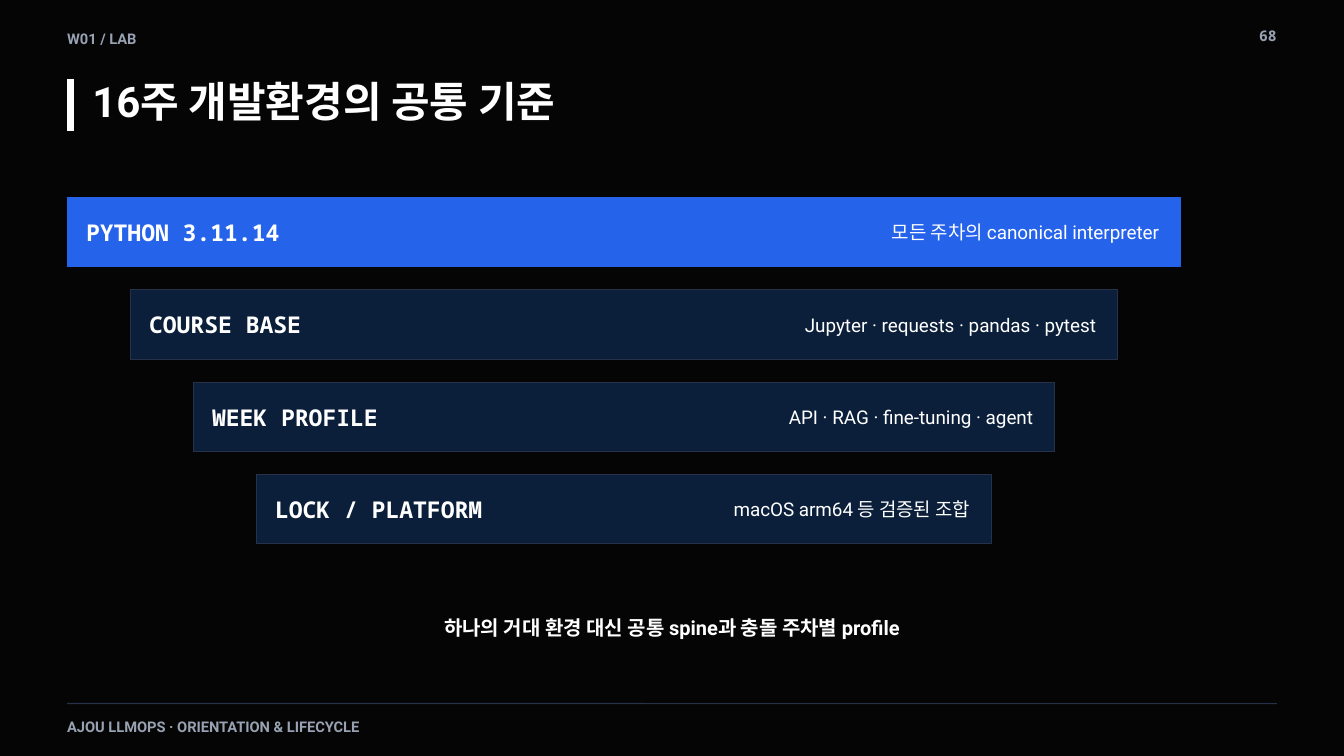
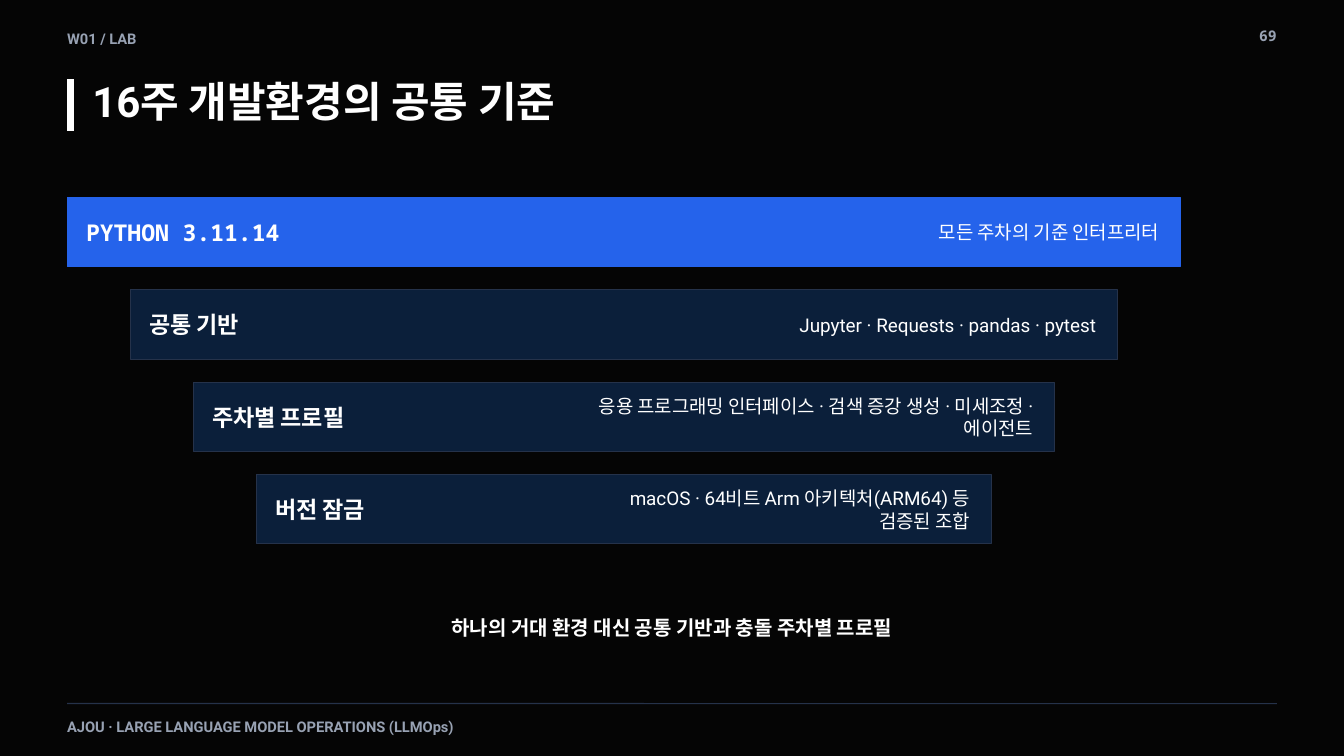
Before and after one commit to smilesjcha/llmops-16week, a slide deck: slide 69 of week01/lecture/01_week1_llmops_kickoff.pptx (slide 68 before the commit). Drawn at 1344x756 pixels with LibreOffice and Linux fonts; fonts in the diff are those of the drawing. Boxes give left, top, right and bottom in pixels: in the first picture for what was removed or moved away, otherwise in the second. Text is boxed around its words. In the diff, an @@ line names an element or a change of style, - is before the commit and + after.

Commit message:
feat: finalize project-centered week 1 course

```diff
--- a/week01/lecture/01_week1_llmops_kickoff.pptx
+++ b/week01/lecture/01_week1_llmops_kickoff.pptx
@@ text at <box>1259,30,1277,41</box>: text changed @@
-68
+69
@@ text at <box>939,223,1160,241</box>: text changed @@
-모든 주차의 canonical interpreter
+모든 주차의 기준 인터프리터
@@ text at <box>149,313,239,335</box>: text changed; font Noto Sans Mono to Roboto @@
-COURSE BASE
+공통 기반
@@ text at <box>799,317,1096,336</box>: text changed @@
-Jupyter · requests · pandas · pytest
+Jupyter · Requests · pandas · pytest
@@ text at <box>212,406,345,428</box>: text changed; font Noto Sans Mono to Roboto @@
-WEEK PROFILE
+주차별 프로필
@@ text at <box>599,397,1033,437</box>: text changed @@
-API · RAG · fine-tuning · agent
+응용 프로그래밍 인터페이스 · 검색 증강 생성 · 미세조정 · 에이전트
@@ text at <box>275,498,365,520</box>: text changed; font Noto Sans Mono to Roboto @@
-LOCK / PLATFORM
+버전 잠금
@@ text at <box>630,489,970,530</box>: text changed @@
-macOS arm64 등 검증된 조합
+macOS · 64비트 Arm 아키텍처(ARM64) 등 검증된 조합
@@ text at <box>451,618,892,637</box>: text changed @@
-하나의 거대 환경 대신 공통 spine과 충돌 주차별 profile
+하나의 거대 환경 대신 공통 기반과 충돌 주차별 프로필
@@ text at <box>67,720,454,735</box>: text changed @@
-AJOU LLMOPS · ORIENTATION & LIFECYCLE
+AJOU · LARGE LANGUAGE MODEL OPERATIONS (LLMOps)
```
Also in this commit, not shown: 60 other slides changed, 19 slides added, 18 slides removed, 22 other files.
